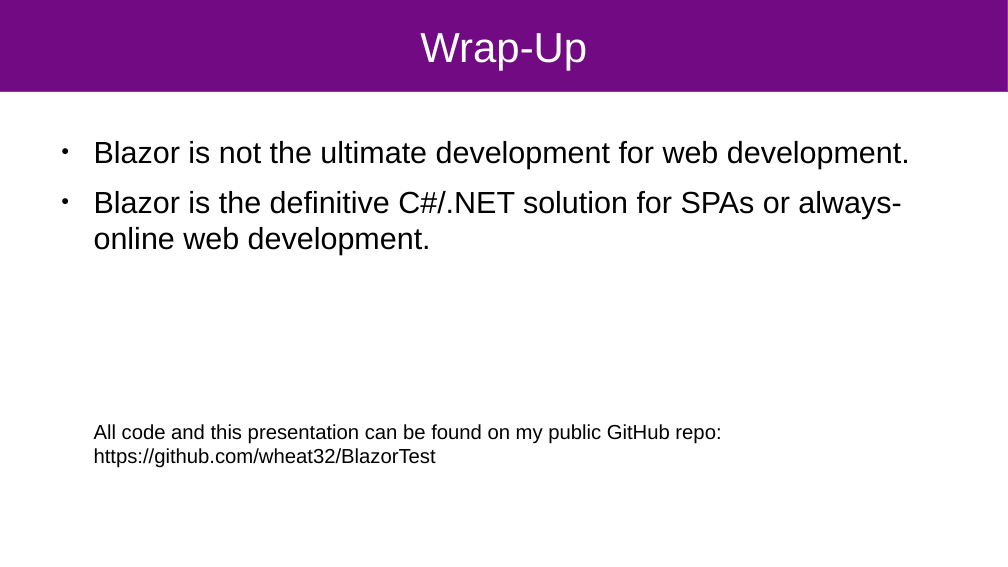
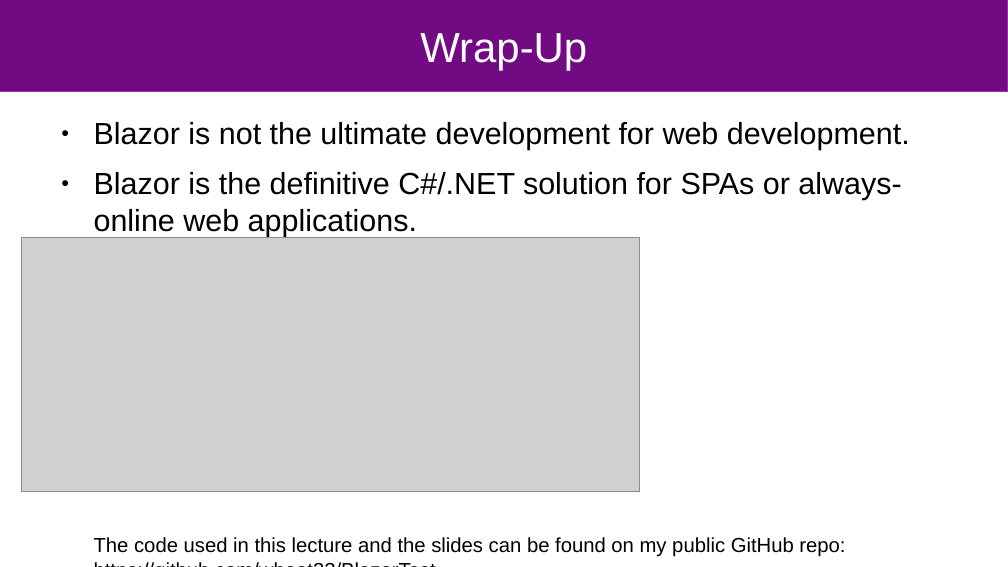
Before and after one commit to wheat32/BlazorTest, a slide deck: slide 7 of blazor_short.odp. Drawn at 1008x567 pixels with LibreOffice and Linux fonts; fonts in the diff are those of the drawing; grey boxes stand for pictures. Boxes give left, top, right and bottom in pixels: in the first picture for what was removed or moved away, otherwise in the second. Text is boxed around its words. In the diff, an @@ line names an element or a change of style, - is before the commit and + after.

Commit message:
Slide changes

```diff
--- a/blazor_short.odp
+++ b/blazor_short.odp
@@ text "Blazor is not the ultimate ...": place and size @@
-text "Blazor is not the ultimate ..." at box(94, 141, 910, 468)
+text "Blazor is not the ultimate ..." at box(94, 122, 910, 557)
@@ text at box(94, 172, 901, 557): text changed @@
-● Blazor is the definitive C#/.NET solution for SPAs or always-online web development.
-All code and this presentation can be found on my public GitHub repo: https://github.com/wheat32/BlazorTest
+● Blazor is the definitive C#/.NET solution for SPAs or always-online web applications.
+The code used in this lecture and the slides can be found on my public GitHub repo: https://github.com/wheat32/BlazorTest
@@ picture added at box(21, 238, 640, 492) @@
```
Also in this commit, not shown: 6 other slides changed.
